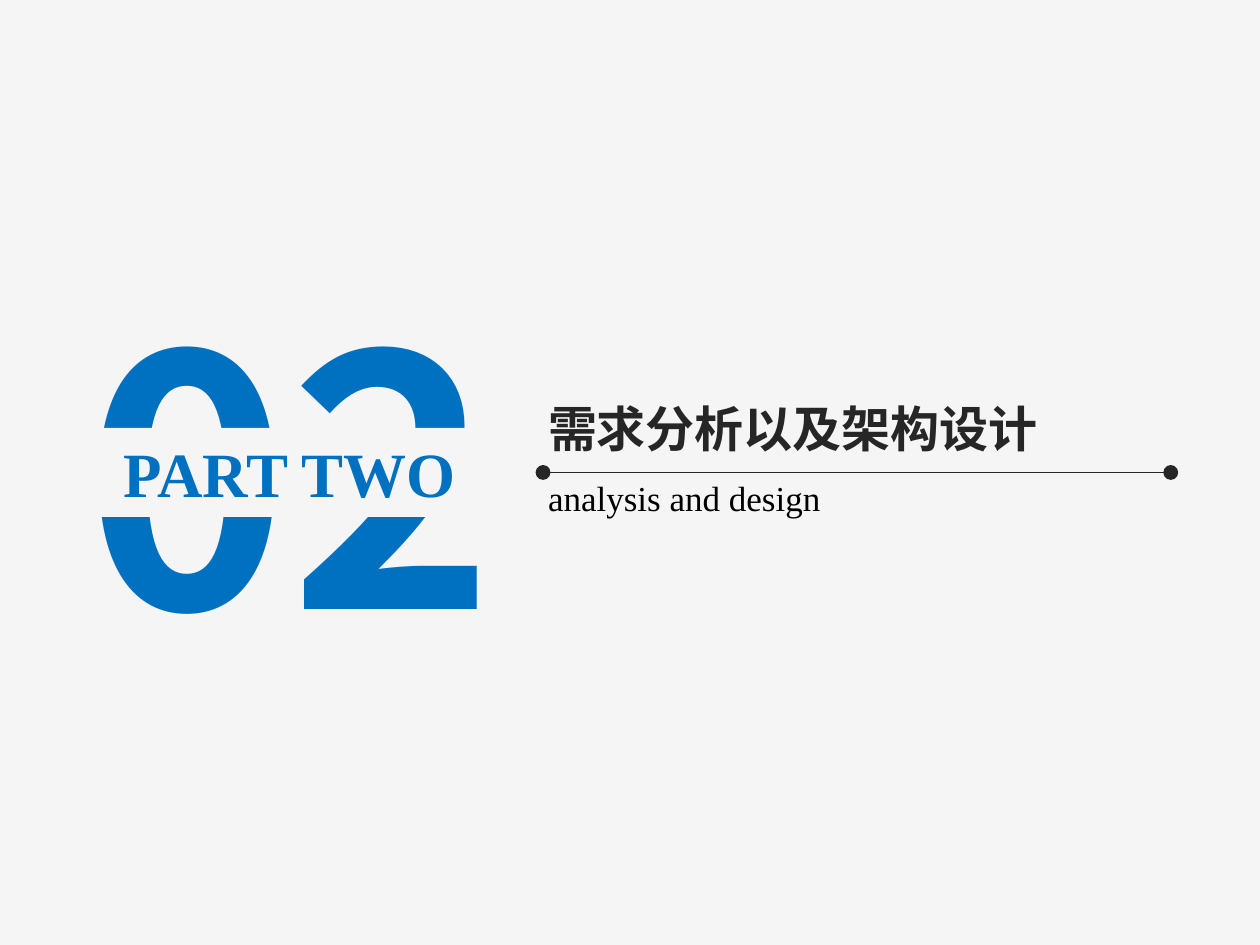
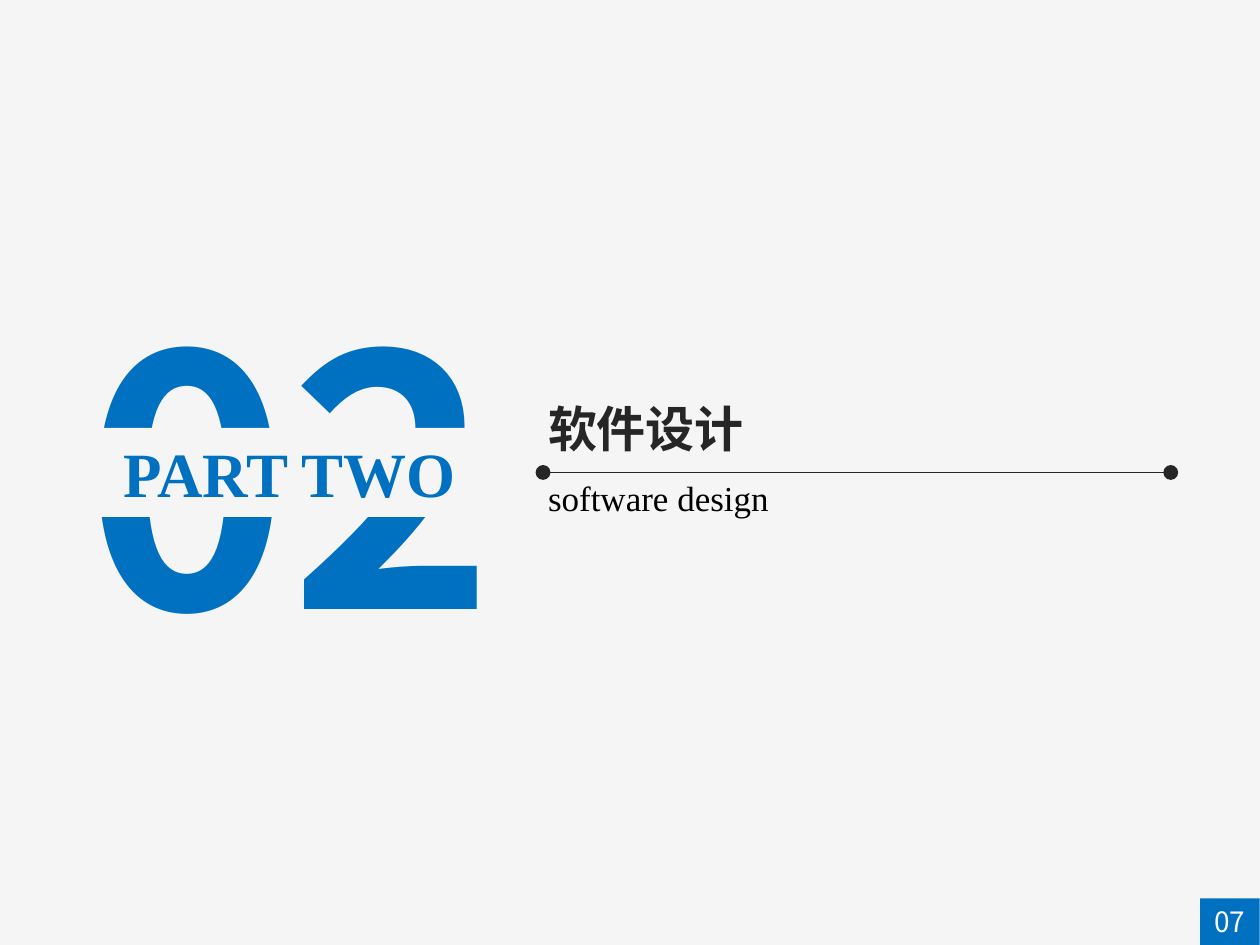
Before and after one commit to lijianhui1997/about_graduate, a slide deck: slide 7 of 答辩/李建辉-答辩.pptx. Drawn at 1260x945 pixels with LibreOffice and Linux fonts; fonts in the diff are those of the drawing. Boxes give left, top, right and bottom in pixels: in the first picture for what was removed or moved away, otherwise in the second. Text is boxed around its words. In the diff, an @@ line names an element or a change of style, - is before the commit and + after.

```diff
--- a/答辩/李建辉-答辩.pptx
+++ b/答辩/李建辉-答辩.pptx
@@ text at [548, 405, 744, 452]: text changed @@
-需求分析以及架构设计
+软件设计
@@ text at [548, 486, 768, 519]: text changed @@
-analysis and design
+software design
@@ rectangle added at [1201, 898, 1260, 945], fill #0070C0 @@
@@ text added at [1214, 911, 1245, 933], 16 pt, text #FFFFFF @@
+07
```
Also in this commit, not shown: 16 other slides changed, 2 slides added, 6 slides removed, 5 other files.
